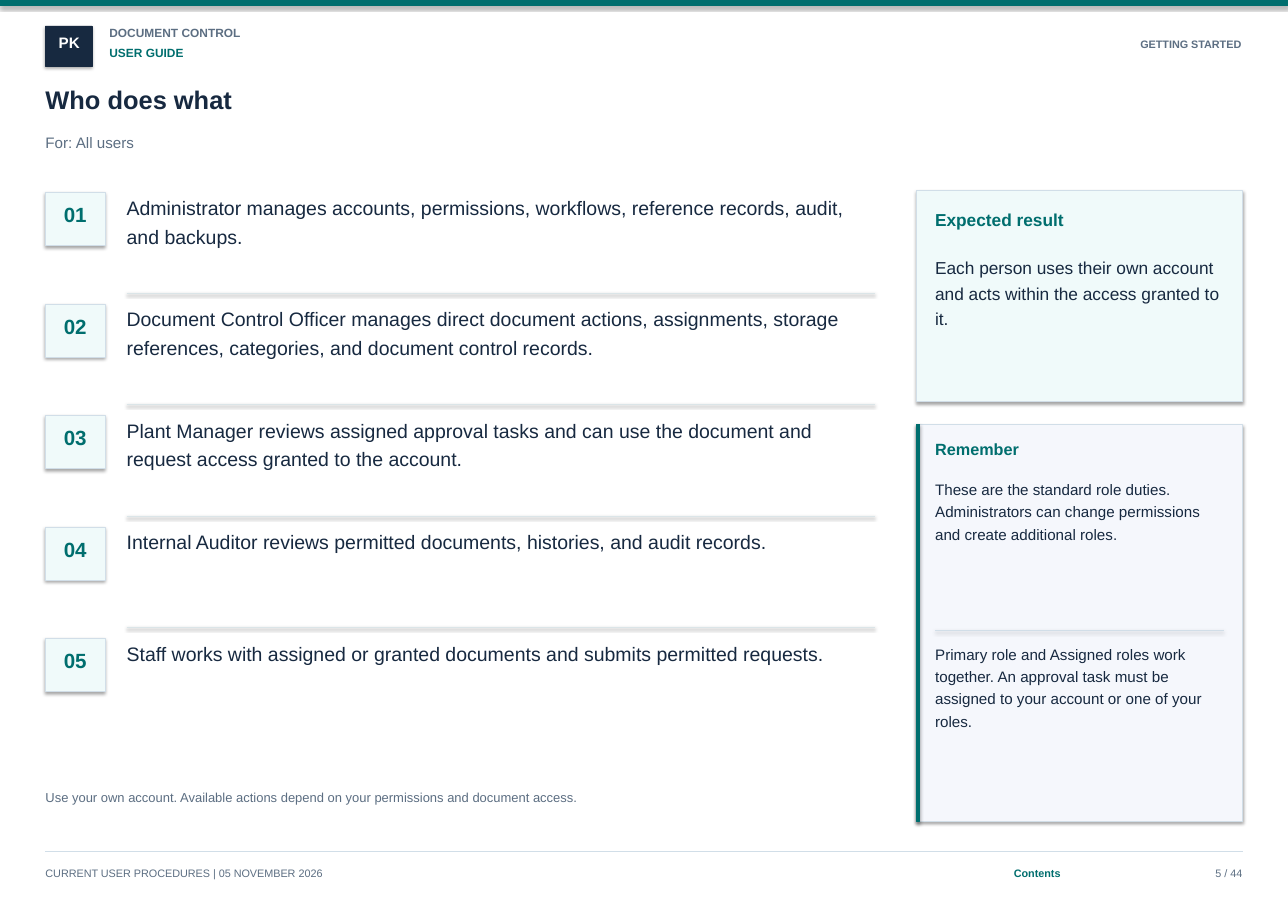
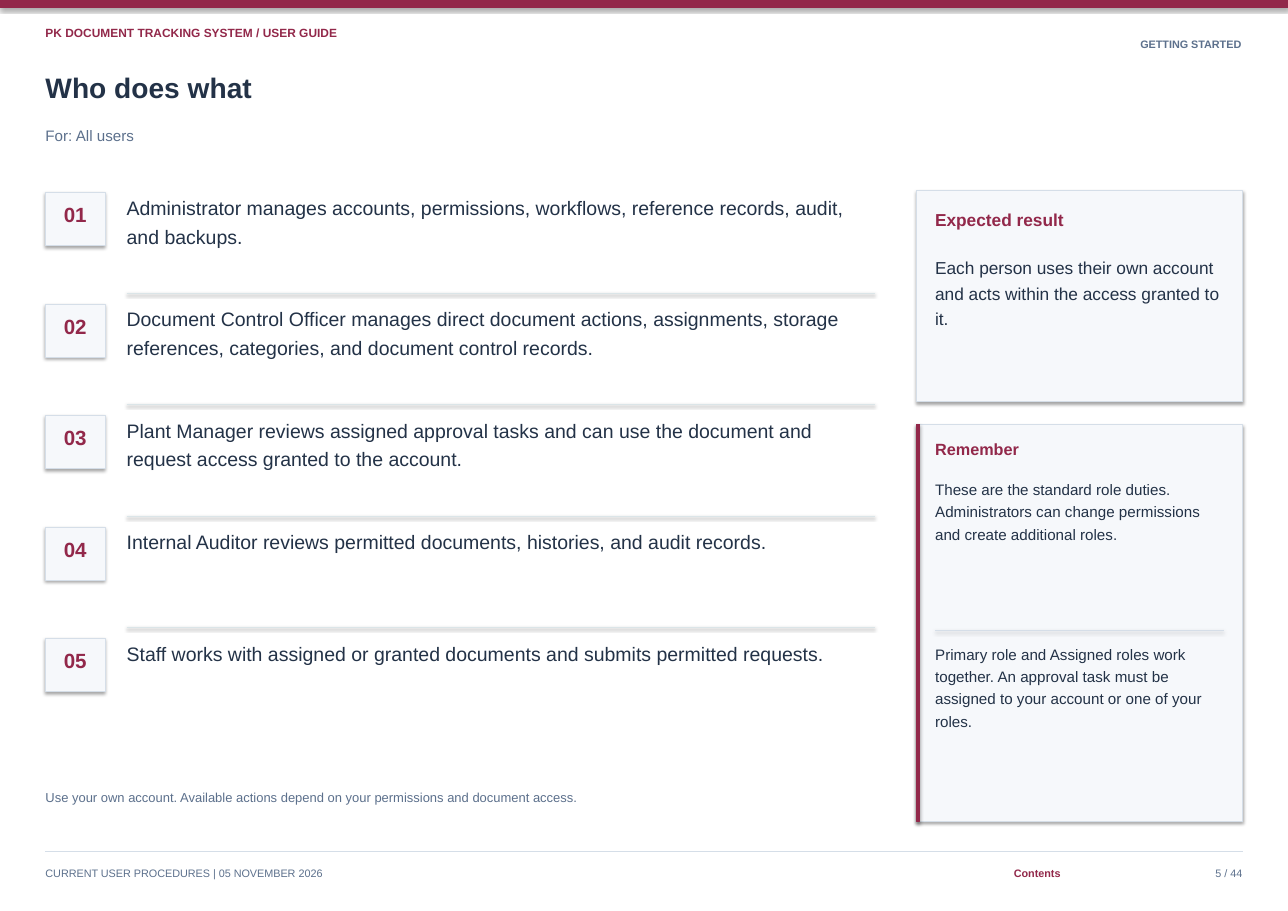
Before and after one commit to curib123/pk_document_tracking_system, a slide deck: slide 5 of docs/system-documentation/PK_DTS_User_Guide.pptx. Drawn at 1288x911 pixels with LibreOffice and Linux fonts; fonts in the diff are those of the drawing. Boxes give left, top, right and bottom in pixels: in the first picture for what was removed or moved away, otherwise in the second. Text is boxed around its words. In the diff, an @@ line names an element or a change of style, - is before the commit and + after.

Commit message:
docs: restore previous burgundy and navy document styling

```diff
--- a/docs/system-documentation/PK_DTS_User_Guide.pptx
+++ b/docs/system-documentation/PK_DTS_User_Guide.pptx
@@ rectangle at bbox=[0, 0, 1288, 8]: fill #006E6E to #92284A; outline #006E6E 1 pt to #92284A 1 pt @@
@@ text at bbox=[45, 28, 337, 37]: text changed; text colour #006E6E to #92284A @@
-USER GUIDE
+PK DOCUMENT TRACKING SYSTEM / USER GUIDE
@@ rectangle removed at bbox=[45, 26, 92, 65] @@
@@ text removed at bbox=[109, 29, 241, 37] @@
-DOCUMENT CONTROL
@@ text removed at bbox=[59, 37, 80, 48] @@
-PK
@@ text "Who does what": place and size @@
-text "Who does what" at bbox=[45, 90, 232, 110]
+text "Who does what" at bbox=[45, 77, 252, 99]
@@ text "Who does what" at bbox=[45, 77, 252, 99]: size 23.5 to 26 pt, text colour #172940 to #233247 @@
@@ text "For: All users": place and size @@
-text "For: All users" at bbox=[45, 137, 134, 148]
+text "For: All users" at bbox=[45, 130, 134, 141]
@@ text "For: All users" at bbox=[45, 130, 134, 141]: text colour #5C6E82 to #5C708C @@
@@ fill #F0FAFA to #F6F8FB; outline #D1DEE8 0.65 pt to #D5DEE8 0.65 pt in 6 elements at bbox=[45, 192, 104, 245], bbox=[45, 304, 104, 357], bbox=[45, 415, 104, 468], bbox=[45, 527, 104, 580], bbox=[45, 638, 104, 691], bbox=[916, 190, 1242, 401] @@
@@ rectangle at bbox=[916, 424, 1242, 821]: fill #F5F7FC to #F6F8FB; outline #D1DEE8 0.65 pt to #D5DEE8 0.65 pt @@
@@ rectangle at bbox=[916, 424, 919, 821]: fill #006E6E to #92284A; outline #006E6E 1 pt to #92284A 1 pt @@
@@ text colour #006E6E to #92284A in 8 elements at bbox=[1014, 869, 1061, 877], bbox=[64, 207, 87, 222], bbox=[64, 319, 87, 334], bbox=[64, 430, 87, 446], bbox=[64, 542, 87, 557], bbox=[64, 653, 87, 668], bbox=[935, 213, 1064, 229], bbox=[935, 443, 1019, 455] @@
```
Also in this commit, not shown: 43 other slides changed, 11 other files.
